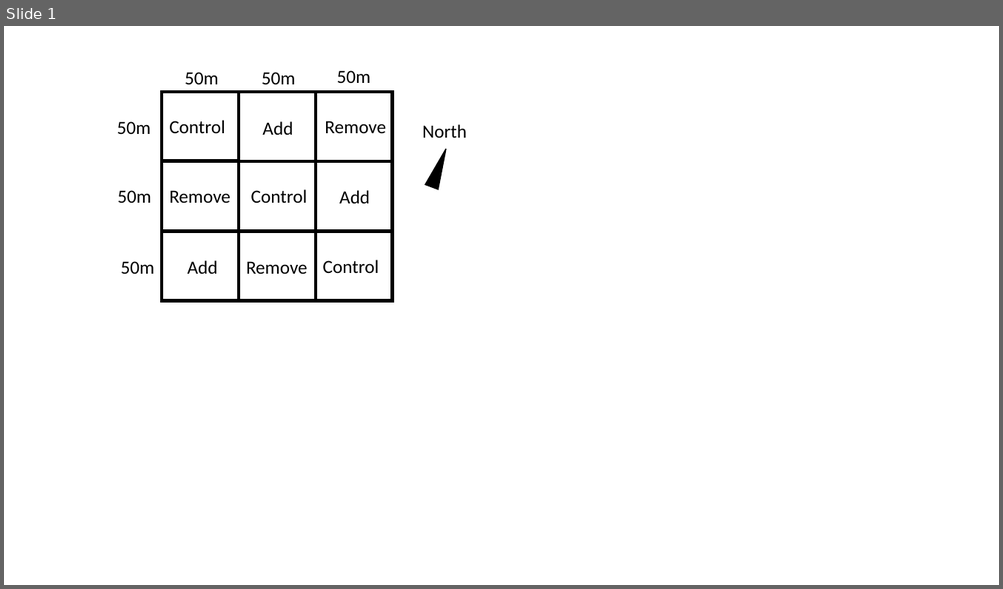
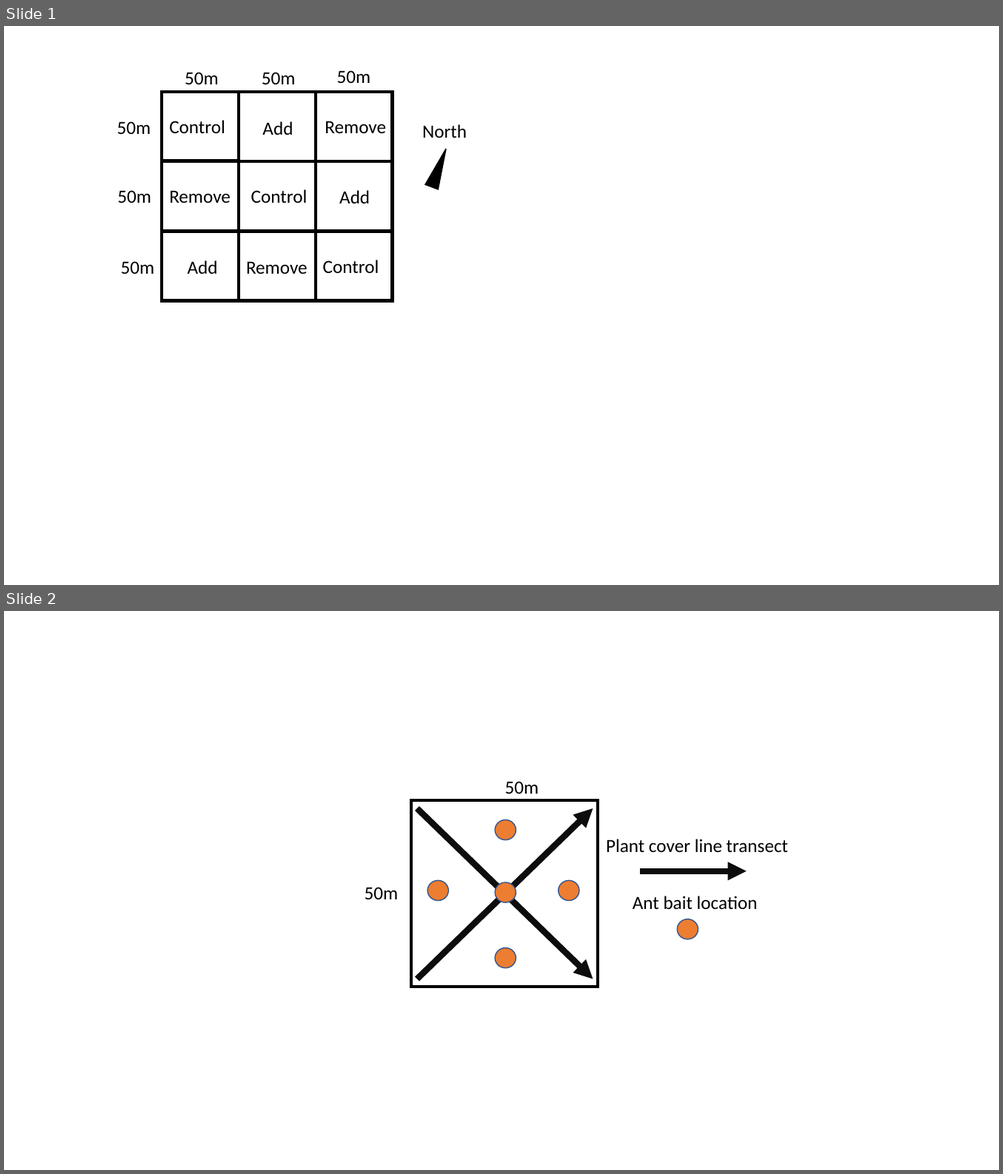
Before and after one commit to robclark19/Henry-Buck-Trail-Experiment, a slide deck: Figures/Fig 1 Henry Buck Design.pptx. Shown one above the other, each under a label of ours: slide 1 before the commit, slides 1 and 2 after it. The pictures are 1003x589 and 1003x1174 pixels, drawn with LibreOffice and Linux fonts; fonts in the diff are those of the drawing. Boxes give left, top, right and bottom in pixels: in the first picture for what was removed or moved away, otherwise in the second. Text is boxed around its words. In the diff, an @@ line names an element or a change of style, - is before the commit and + after.

Commit message:
Update response to review and supplemental figures. Last change is to update the line numbers so they all match.

```diff
--- a/Figures/Fig 1 Henry Buck Design.pptx
+++ b/Figures/Fig 1 Henry Buck Design.pptx
@@ slide 2 added at box(4, 611, 999, 1170), background #FFFFFF @@
@@ text added at box(505, 781, 539, 794), 18 pt, text #000000 @@
+50m
@@ rectangle added at box(412, 800, 598, 987), outline #000000 3 pt @@
@@ arrow added from (418, 980) to (593, 809), #0D0D0D 6 pt @@
@@ arrow added from (418, 809) to (593, 980), #0D0D0D 6 pt @@
@@ ellipse added at box(495, 820, 516, 840), fill #ED7D31, outline #325491 1 pt @@
@@ text added at box(606, 839, 788, 853), 18 pt, text #000000 @@
+Plant cover line transect
@@ arrow added from (640, 871) to (746, 871), #0D0D0D 6 pt @@
@@ text added at box(364, 887, 398, 900), 18 pt, text #000000 @@
+50m
@@ ellipse added at box(428, 880, 449, 900), fill #ED7D31, outline #325491 1 pt @@
@@ ellipse added at box(495, 883, 516, 903), fill #ED7D31, outline #325491 1 pt @@
@@ ellipse added at box(558, 880, 579, 900), fill #ED7D31, outline #325491 1 pt @@
@@ text added at box(632, 896, 757, 910), 18 pt, text #000000 @@
+Ant bait location
@@ ellipse added at box(677, 919, 698, 940), fill #ED7D31, outline #325491 1 pt @@
@@ ellipse added at box(495, 948, 516, 968), fill #ED7D31, outline #325491 1 pt @@
```
Also in this commit, not shown: 3 other files.
